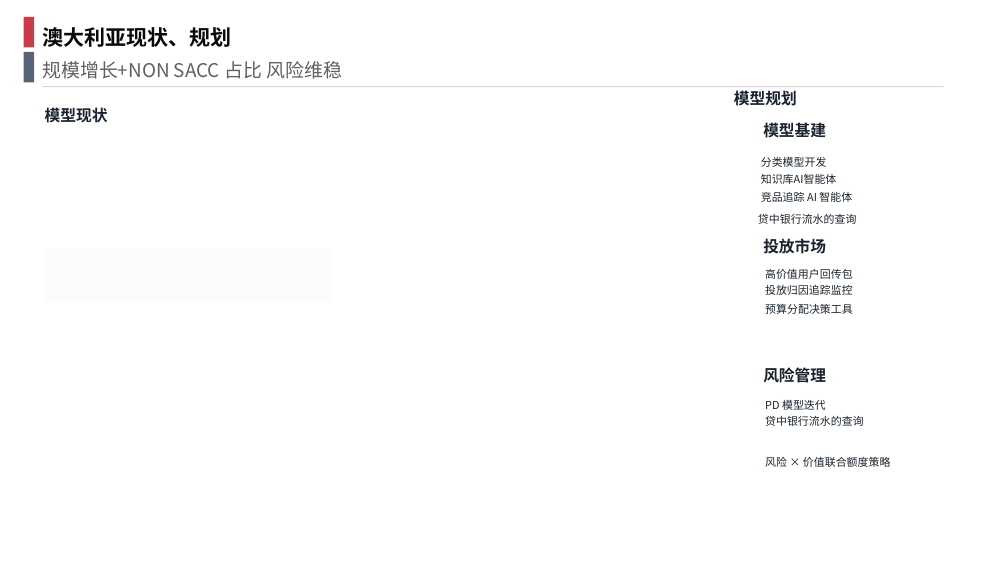
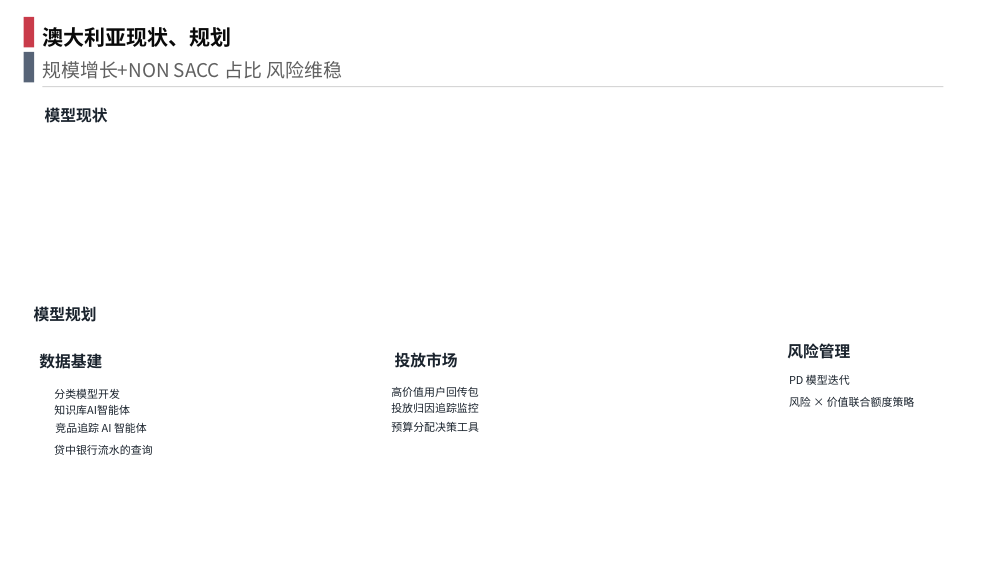
Before and after one commit to EliamZhang/Modek-MBR-September, a slide deck: slide 1 of 模型规划.pptx. Drawn at 1008x567 pixels with LibreOffice and Linux fonts; fonts in the diff are those of the drawing; background and template pictures are left out. Boxes give left, top, right and bottom in pixels: in the first picture for what was removed or moved away, otherwise in the second. Text is boxed around its words. In the diff, an @@ line names an element or a change of style, - is before the commit and + after.

```diff
--- a/模型规划.pptx
+++ b/模型规划.pptx
@@ text "模型规划" rewrapped from <box>734,90,797,106</box> to <box>34,304,97,325</box> @@
@@ text at <box>39,352,102,373</box>: text changed @@
-模型基建
+数据基建
@@ text "投放市场": place and size @@
-text "投放市场" at <box>763,238,826,254</box>
+text "投放市场" at <box>395,352,458,368</box>
@@ text "风险管理": place and size @@
-text "风险管理" at <box>763,367,826,383</box>
+text "风险管理" at <box>787,343,850,359</box>
@@ text "高价值用户回传包": place and size @@
-text "高价值用户回传包" at <box>765,269,853,295</box>
+text "高价值用户回传包" at <box>391,387,479,413</box>
@@ text "PD 模型迭代": place and size @@
-text "PD 模型迭代" at <box>765,400,864,426</box>
+text "PD 模型迭代" at <box>789,375,850,385</box>
@@ text "预算分配决策工具": place and size @@
-text "预算分配决策工具" at <box>765,304,853,314</box>
+text "预算分配决策工具" at <box>391,422,479,432</box>
@@ text at <box>765,416,864,426</box>: paragraph removed @@
-贷中银行流水的查询
@@ text "风险 × 价值联合额度策略": place and size @@
-text "风险 × 价值联合额度策略" at <box>765,457,891,467</box>
+text "风险 × 价值联合额度策略" at <box>789,397,915,407</box>
@@ 3 texts: place and size @@
-3 texts at <box>758,157,857,224</box>
+3 texts at <box>54,389,153,455</box>
```
Also in this commit, not shown: 1 other file.
